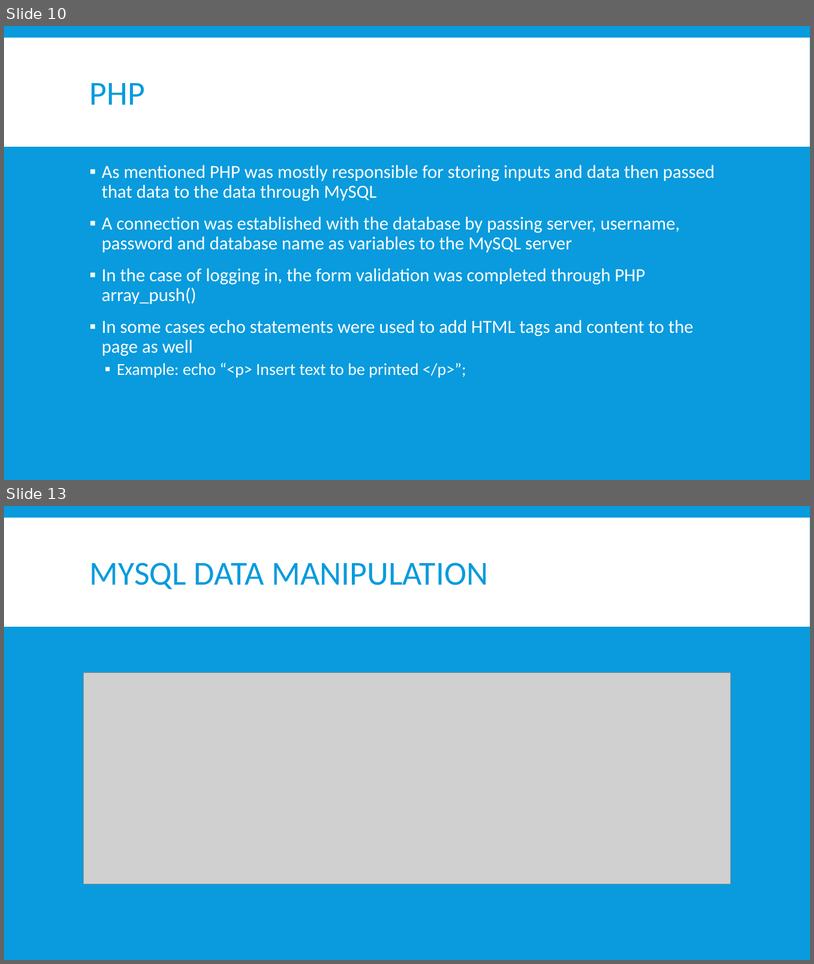
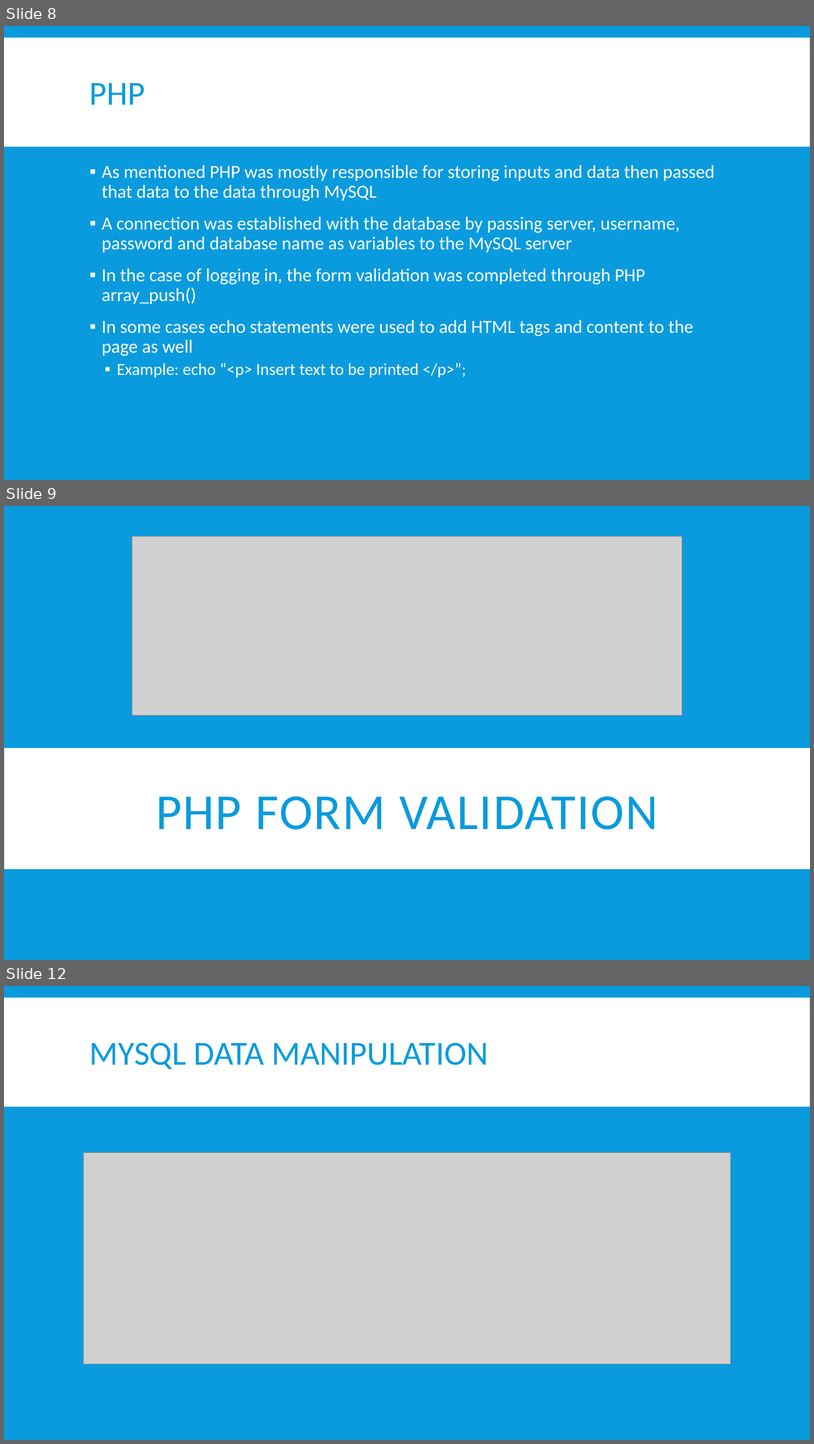
Before and after one commit to WebProgrammingTeam3/Project-4, a slide deck: Project04.pptx. Shown one above the other, each under a label of ours: slides 10 and 13 before the commit, slides 8, 9 and 12 after it; the slides between them are not shown. The pictures are 814x964 and 814x1444 pixels, drawn with LibreOffice and Linux fonts; fonts in the diff are those of the drawing; grey boxes stand for pictures. Boxes give left, top, right and bottom in pixels: in the first picture for what was removed or moved away, otherwise in the second. Text is boxed around its words. In the diff, an @@ line names an element or a change of style, - is before the commit and + after.

```diff
--- a/Project04.pptx
+++ b/Project04.pptx
@@ slide 9 added at <box>4,506,810,960</box>, background #099BDD; not listed: 1 template element that a slide beside it also shows @@
@@ rectangle added at <box>4,506,810,960</box>, fill #099BDD @@
@@ picture added at <box>132,536,682,715</box> @@
@@ rectangle added at <box>4,642,810,763</box>, fill #FFFFFF @@
@@ rectangle added at <box>4,748,810,869</box>, fill #FFFFFF @@
@@ title added at <box>156,796,659,829</box>, 60 pt, text #099BDD @@
+PHP FORM VALIDATION
@@ what was slide 10 is now slide 8 @@
@@ what was slide 13 is now slide 12 @@
```
Also in this commit, not shown: 6 slides changed, 1 other slide added, 3 slides removed.
